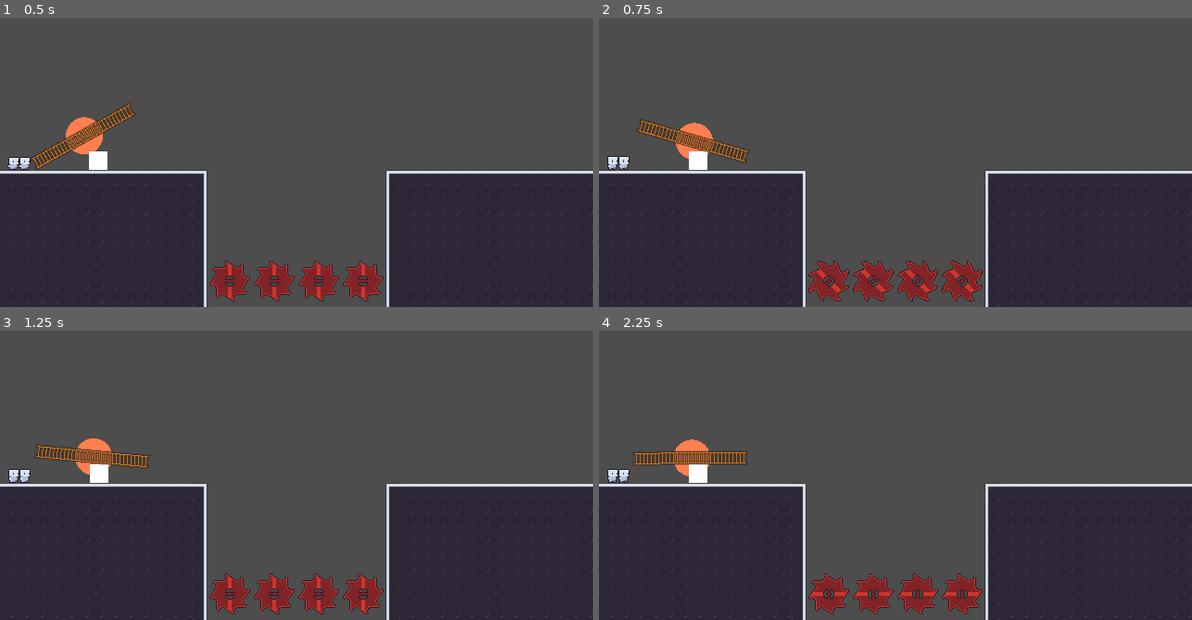
Above: before the commit, frames 1-4 (two rows, left to right).
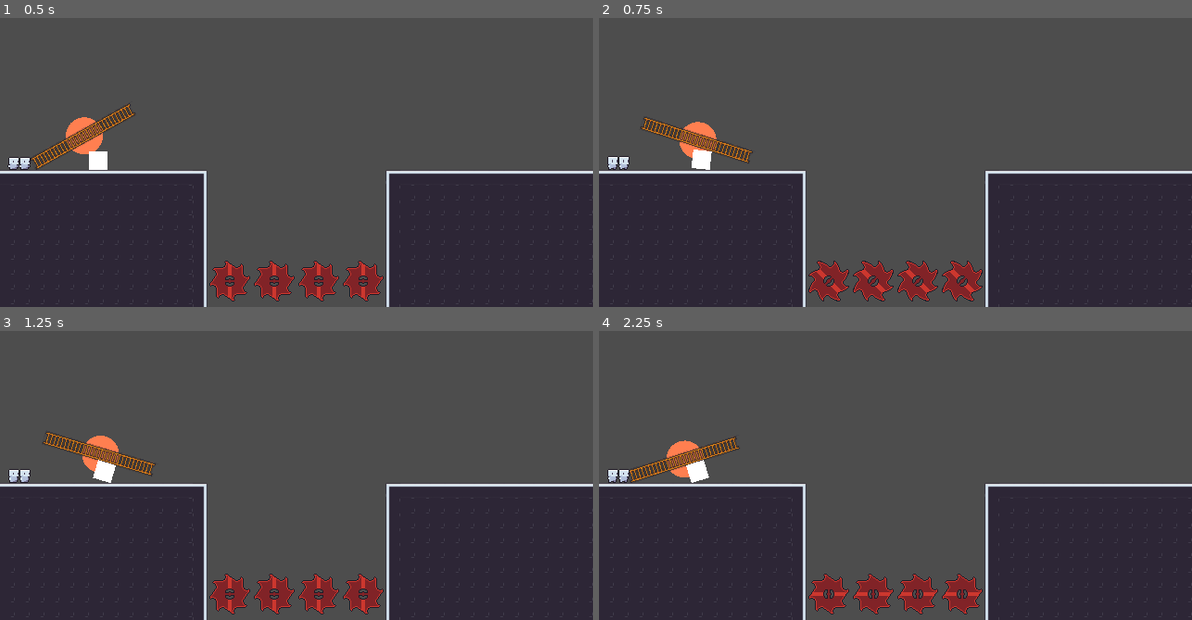
Above: after the commit, the same moments.

Repository: vinceTheProgrammer/onlyoneladder
Game: Godot game, scene res://game.tscn
Same seed, same stepped clock (60 frames per second), same inputs: the game is played once before the commit and once after it.
Inputs:
- Up to frame 1 (0.5 s): no input
- Up to frame 2 (0.75 s): no input
- Up to frame 3 (1.25 s): no input
- Up to frame 4 (2.25 s): no input

Frame 1 is identical in both runs. In frame 2, 0.9% of the frame differs, in the area x 6-26%, y 34-53%; in frame 3, 1.3%, in the area x 5-27%, y 34-53%; in frame 4, 1.3%.

Commit message:
buggy commit

Diff:
--- a/scenes/ladder.tscn
+++ b/scenes/ladder.tscn
@@ -946,6 +946,7 @@
 [node name="Ladder" type="RigidBody2D"]
 collision_layer = 4
 collision_mask = 13
+mass = 10.0
 script = ExtResource("1_xxwne")
 
 [node name="CollisionShape2D" type="CollisionShape2D" parent="."]
--- a/scenes/player.tscn
+++ b/scenes/player.tscn
@@ -232,6 +232,7 @@
 [node name="Player" type="CharacterBody2D" groups=["player"]]
 collision_layer = 2
 collision_mask = 9
+floor_constant_speed = true
 script = ExtResource("1_p0vlq")
 
 [node name="CollisionShape2D" type="CollisionShape2D" parent="."]
--- a/scripts/ladder.gd
+++ b/scripts/ladder.gd
@@ -6,6 +6,8 @@
 
 const START_Y_OFFSET = 63
 const END_Y_OFFSET = -63
+const LEFT_OFFSET = -7
+const RIGHT_OFFSET = -LEFT_OFFSET
 
 var players_currently_climbing: Array[Player] = []
 
--- a/scripts/player.gd
+++ b/scripts/player.gd
@@ -15,6 +15,7 @@
 const JUMP_SPEED = -300.0
 const MOVE_SPEED = 200.0
 const LADDER_MOVE_SPEED = 100.0
+const LADDER_MOVE_SPEED_HORIZONTAL = 10.0
 const MASS = 5.0
 const GRAB_HOLD_THRESHOLD = 0.5
 const JUMP_BUFFER_TIME := 0.15
@@ -31,8 +32,10 @@
 var jump_animation_time_remaining: float = JUMP_ANIMATION_LENGTH
 var current_ladder: Ladder
 var target_ladder: Ladder
-var ladder_offset := 20.0
+var ladder_offset := 0.0
+var ladder_offset_horizontal := 0.0
 var ladder_velocity := 0.0
+var ladder_velocity_horizontal := 0.0
 var grab_joint: PinJoint2D = null
 var grabbed_body: RigidBody2D = null
 var grab_hold_timer := 0.0
@@ -81,7 +84,7 @@
 			var closest_body = find_closest_body_in_area()
 			if closest_body:
 				release_ladder()
-				try_grab(closest_body, global_position)
+				try_grab(closest_body)
 	elif Input.is_action_just_released(ability_action) and grab_input_held:
 		grab_input_held = false
 		if grabbed_body:
@@ -98,16 +101,22 @@
 	current_ladder = target_ladder
 	var local_pos_on_ladder := current_ladder.to_local(global_position)
 	ladder_offset = clampf(local_pos_on_ladder.y, current_ladder.END_Y_OFFSET, current_ladder.START_Y_OFFSET)
-	if not current_ladder.players_currently_climbing.has(self):
-		current_ladder.players_currently_climbing.append(self)
+	add_self_to_ladder_array(current_ladder)
 	velocity = Vector2.ZERO
 	remaining_coyote_time = LADDER_COYOTE_TIME_LENGTH
 
 func release_ladder() -> void:
 	if not current_ladder:
 		return
-	current_ladder.players_currently_climbing.erase(self)
+	remove_self_from_ladder_array(current_ladder)
 	current_ladder = null
+
+func add_self_to_ladder_array(ladder: Ladder) -> void:
+	if not ladder.players_currently_climbing.has(self):
+		ladder.players_currently_climbing.append(self)
+
+func remove_self_from_ladder_array(ladder: Ladder) -> void:
+	ladder.players_currently_climbing.erase(self)
 
 func handle_collisions() -> void:
 	var last_collision := get_last_slide_collision()
@@ -163,7 +172,48 @@
 		else:
 			sprite.play("idle")
 
+func apply_ladder_midair_grab_movement(ladder: Ladder, delta: float) -> void:
+	# TODO: if many of these lines end up staying the same as the lines in apply_ladder_movement(), put them into a new function
+	var vertical_direction: float = Input.get_axis(move_down_action, move_up_action)
+	var horizontal_direction: float = Input.get_axis(move_left_action, move_right_action)
+
+	var input_direction: Vector2 = Vector2(horizontal_direction, vertical_direction)
+	if input_direction.length() > 1.0:
+		input_direction = input_direction.normalized()
+
+	var ladder_direction: Vector2 = Vector2(cos(ladder.rotation), -sin(ladder.rotation))
+	var ladder_direction_rotated: Vector2 = Vector2(-ladder_direction.x, -ladder_direction.y)
+
+	var dot_product: float = input_direction.dot(ladder_direction_rotated)
+	var projection_of_input_onto_ladder: float = dot_product / ladder_direction_rotated.length()
+
+	ladder_velocity_horizontal = lerp_smooth(ladder_velocity_horizontal, -projection_of_input_onto_ladder * LADDER_MOVE_SPEED_HORIZONTAL, 0.6, delta)
+
+	ladder_offset_horizontal = clampf(ladder_offset_horizontal + ladder_velocity_horizontal * delta, ladder.LEFT_OFFSET, ladder.RIGHT_OFFSET)
+
+	var local_position_on_ladder := Vector2(ladder_offset_horizontal, ladder_offset)
+	var global_position_on_ladder: Vector2 = ladder.to_global(local_position_on_ladder)
+	position = global_position_on_ladder
+
 func apply_default_movement(delta: float) -> void:
+	if grabbed_body:
+		if not is_on_floor():
+			if grab_joint:
+				release_grab_joint()
+			if grabbed_body is Ladder:
+				add_self_to_ladder_array(grabbed_body)
+				var local_pos_on_ladder := grabbed_body.to_local(global_position)
+				ladder_offset = clampf(local_pos_on_ladder.y, grabbed_body.END_Y_OFFSET, grabbed_body.START_Y_OFFSET)
+				apply_ladder_midair_grab_movement(grabbed_body, delta)
+			return
+		elif is_on_floor():
+			if grab_joint == null:
+				try_grab(grabbed_body)
+
+		if grabbed_body is Ladder:
+			remove_self_from_ladder_array(grabbed_body)
+
+
 	apply_gravity(delta)
 	handle_horizontal_movement(delta)
 	handle_jump()
@@ -218,7 +268,7 @@
 func do_jump() -> void:
 	release_ladder()
 	jumping = true
-	velocity.y = JUMP_SPEED
+	velocity.y = JUMP_SPEED if not (grabbed_body is Ladder) else JUMP_SPEED / 2
 	jump_buffer_timer = 0.0
 	remaining_coyote_time = 0.0
 	move_and_slide()
@@ -248,7 +298,7 @@
 				closest = body
 	return closest
 
-func try_grab(body: RigidBody2D, grab_pos: Vector2):
+func try_grab(body: RigidBody2D):
 	if grab_joint: return
 	grab_joint = PinJoint2D.new()
 	grab_joint.node_a = self.get_path()
@@ -266,10 +316,14 @@
 	grabbed_body = body
 
 func release_grab():
+	if grabbed_body:
+		release_grab_joint()
+		grabbed_body = null
+
+func release_grab_joint():
 	if grab_joint:
 		grab_joint.queue_free()
 		grab_joint = null
-		grabbed_body = null
 
 # TODO: probably move to a more central location
 func lerp_smooth(current, target, smoothing_factor, delta, SMOOTH_DURATION = 0.01):
